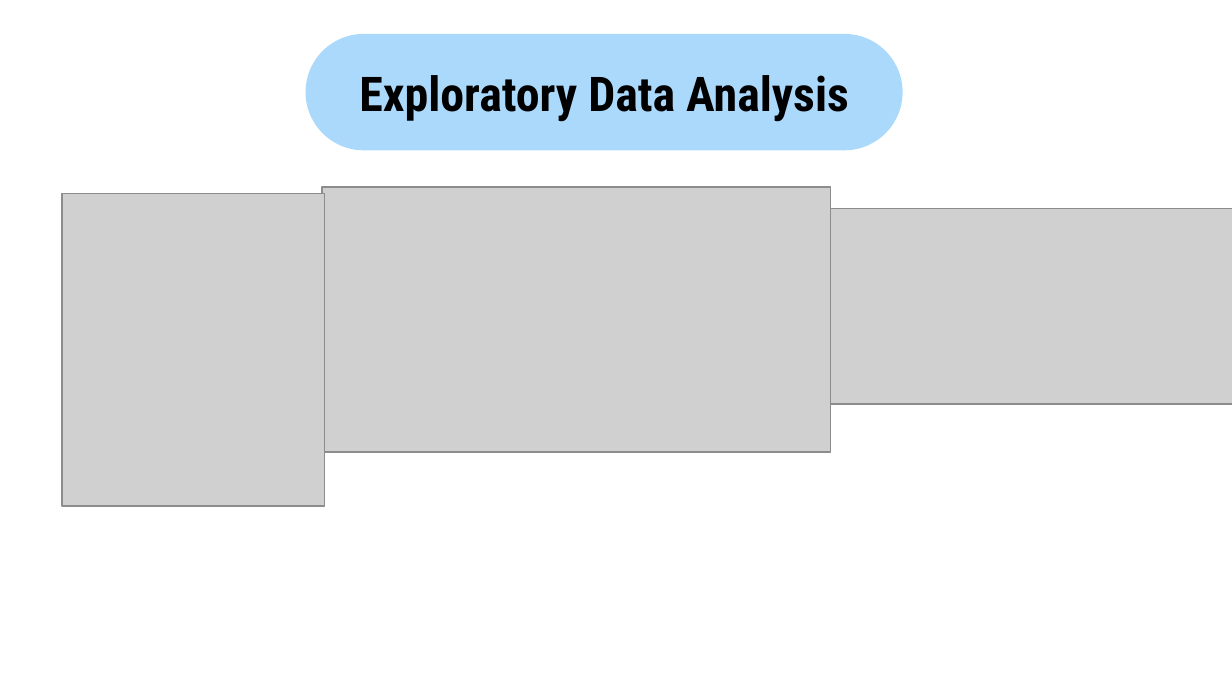
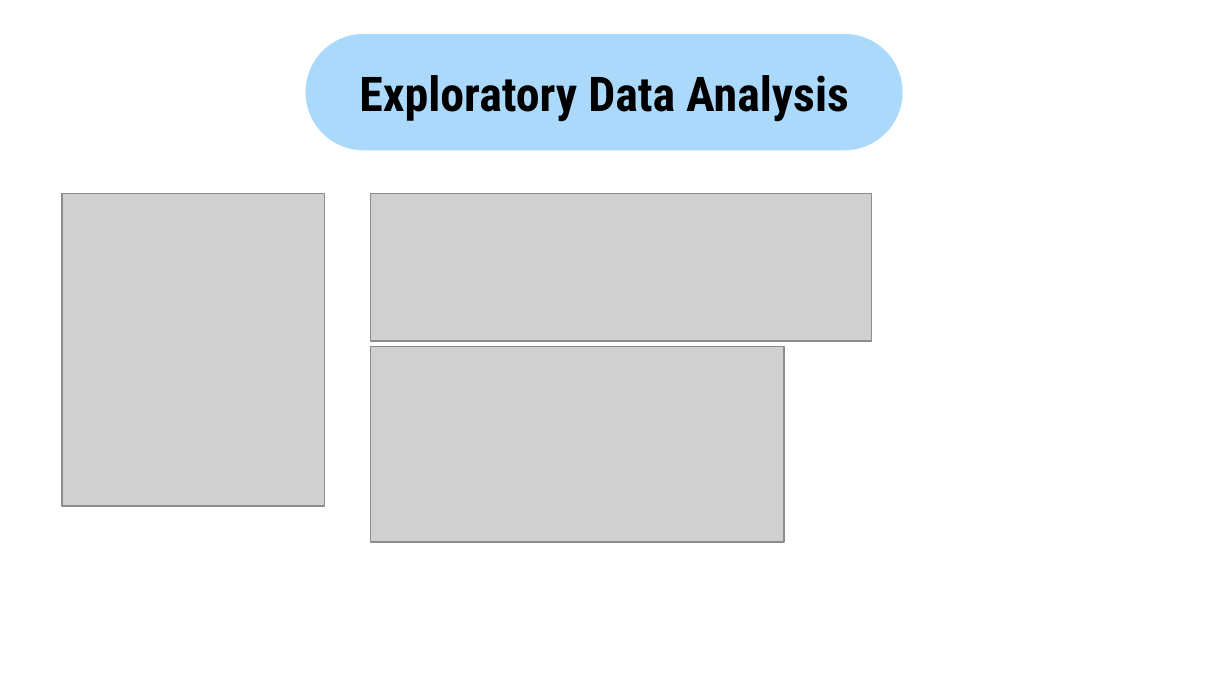
Before and after one commit to guptga/Zara-Fashion-Trends, a slide deck: slide 4 of ZARA_Fashion trends.pptx. Drawn at 1232x693 pixels with LibreOffice and Linux fonts; fonts in the diff are those of the drawing; grey boxes stand for pictures. Boxes give left, top, right and bottom in pixels: in the first picture for what was removed or moved away, otherwise in the second. Text is boxed around its words. In the diff, an @@ line names an element or a change of style, - is before the commit and + after.

```diff
--- a/ZARA_Fashion trends.pptx
+++ b/ZARA_Fashion trends.pptx
@@ picture removed at bbox=[322, 187, 829, 452] @@
@@ picture added at bbox=[371, 193, 872, 341] @@
@@ picture: place and size @@
-picture at bbox=[830, 208, 1232, 404]
+picture at bbox=[371, 346, 785, 542]
```
Also in this commit, not shown: 1 other slide changed, 1 slide added, 4 other files.
